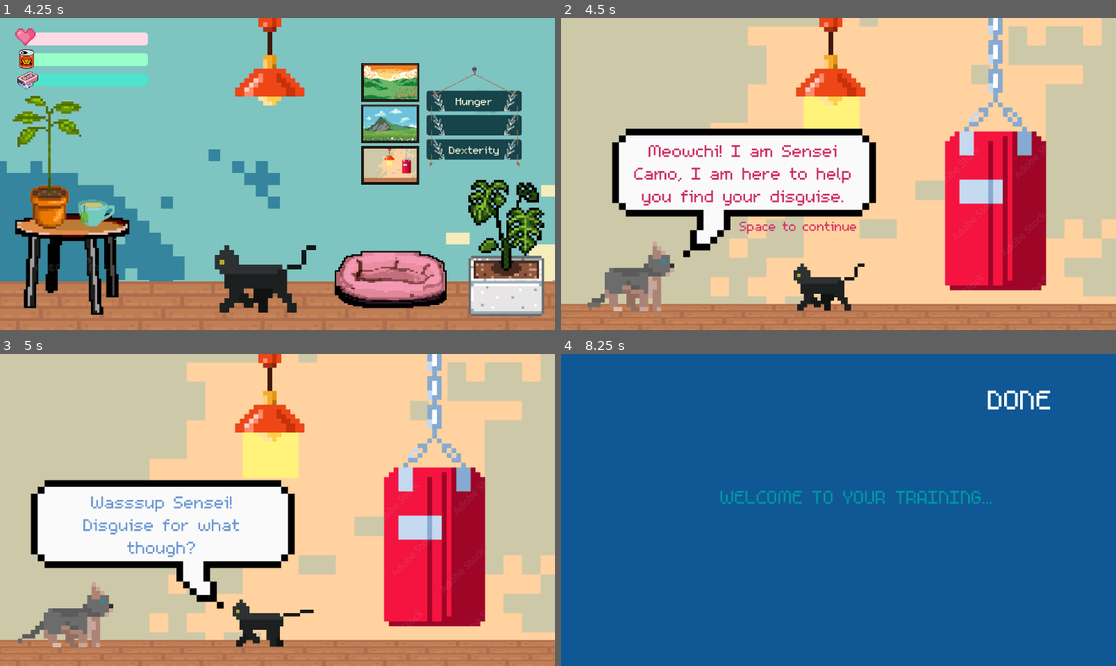
Above: before the commit, frames 1-4 (two rows, left to right).
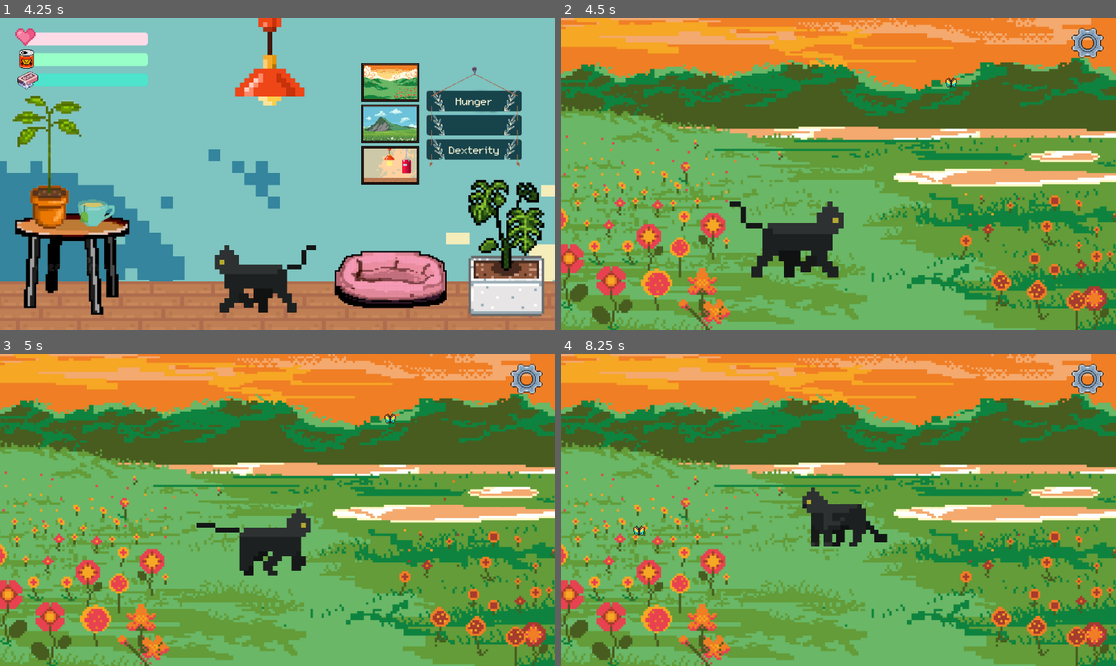
Above: after the commit, the same moments.

Repository: rkeggebruh/IMY300_MGA2
Game: Godot game, scene res://scenes/menu.tscn
Same seed, same stepped clock (60 frames per second), same inputs: the game is played once before the commit and once after it. Sound files missing from this copy of the repository are replaced by a short silence.
Inputs (mouse positions are in pixels of both pictures, inside the frame that each line leads up to):
- Up to frame 1 (4.25 s): click "Start" at 0.5 s; click "Start" at 1.25 s; tap Enter (ui_accept) at 2, 2.27, 3.02 s; move the mouse to (399, 158) at 2.02 s; hold Right (ui_right) 2.03-3.53 s; click (399, 158) at 2.1 s; move the mouse to (166, 189) at 2.77 s; click (166, 189) at 2.85 s; move the mouse to (333, 105) at 3.52 s; hold Left (ui_left) from 3.53 s (still down); click (333, 105) at 3.6 s
- Up to frame 2 (4.5 s): move the mouse to (949, 83) at 4.27 s; release Left (ui_left) at 4.28 s; hold Right (ui_right) from 4.28 s (still down); click (949, 83) at 4.35 s
- Up to frame 3 (5 s): keep holding Right (ui_right); tap Enter (ui_accept) at 4.52 s
- Up to frame 4 (8.25 s): move the mouse to (1005, 556) at 5.02 s; click (1005, 556) at 5.1 s; tap Enter (ui_accept) at 5.27, 6.02, 7.52 s; move the mouse to (672, 463) at 5.77 s; release Right (ui_right) at 5.78 s; hold Left (ui_left) 5.78-6.53 s; click (672, 463) at 5.85 s; move the mouse to (866, 510) at 6.52 s; hold Right (ui_right) 6.53-7.28 s; click (866, 510) at 6.6 s; move the mouse to (755, 432) at 7.27 s; hold Left (ui_left) from 7.28 s (still down); click (755, 432) at 7.35 s; move the mouse to (638, 531) at 8.02 s; click (638, 531) at 8.1 s

Frame 1 is identical in both runs. In frame 2, 100% of the frame differs, in the area x 0-100%, y 0-100%; in frame 3, 100%; in frame 4, 100%.

Commit message:
linking the dexterity and chase minigames

Diff:
--- a/UI/ui.gd
+++ b/UI/ui.gd
@@ -4,6 +4,7 @@
 
 # Called when the node enters the scene tree for the first time.
 func _ready():
+	#Input.set_mouse_mode(Input.MOUSE_MODE_VISIBLE)
 	$pauseMenu.hide()
 
 
@@ -19,6 +20,7 @@
 
 func _on_cog_area_input_event(viewport, event, shape_idx):
 	if Input.is_action_just_released("leftClick") and !State.menuShow:
+		Input.set_mouse_mode(Input.MOUSE_MODE_VISIBLE)
 		State.menuShow = true
 		State.onPause = true
 		$pauseMenu.show()
--- a/characters/black_cat_chase.gd
+++ b/characters/black_cat_chase.gd
@@ -2,8 +2,8 @@
 
 var speed = 200  # Adjust the speed as needed
 var speed_increment = 0.06
-var min_scale = 1.0  # Minimum scale when at the top of the screen
-var max_scale = 2.0  # Maximum scale when at the bottom of the screen
+var min_scale = 0.4  # Minimum scale when at the top of the screen
+var max_scale = 3.0  # Maximum scale when at the bottom of the screen
 
 
 func _ready():
@@ -37,6 +37,7 @@
 	move_and_slide()
 
 func _on_cat_chase_area_mouse_entered():
+	Input.set_mouse_mode(Input.MOUSE_MODE_VISIBLE)
 	print("game over for real")
 	$Timer.stop()
 	speed = 0
--- a/scenes/chase_again.tscn
+++ b/scenes/chase_again.tscn
@@ -1,17 +1,18 @@
-[gd_scene load_steps=6 format=3 uid="uid://hsx6ueb7tbij"]
+[gd_scene load_steps=7 format=3 uid="uid://hsx6ueb7tbij"]
 
 [ext_resource type="Texture2D" uid="uid://clrr7maa7r4bx" path="res://assets/49685498_9285857.jpg" id="1_5fdoc"]
 [ext_resource type="Script" path="res://scenes/chase_again.gd" id="1_wq7ei"]
 [ext_resource type="Texture2D" uid="uid://buil7jc4yob4v" path="res://assets/cropedButterfly.png" id="2_yc1y5"]
 [ext_resource type="Script" path="res://scenes/mouse.gd" id="3_urd5l"]
 [ext_resource type="PackedScene" uid="uid://ct4phfmr7fpke" path="res://characters/black_cat_chase.tscn" id="4_60vai"]
+[ext_resource type="PackedScene" uid="uid://c47dh28peh6c1" path="res://UI/ui.tscn" id="6_21q87"]
 
 [node name="chaseAgain" type="Node2D"]
 script = ExtResource("1_wq7ei")
 
 [node name="bg" type="Sprite2D" parent="."]
-position = Vector2(598, 150)
-scale = Vector2(0.741, 0.741)
+position = Vector2(483, 193)
+scale = Vector2(0.4605, 0.4605)
 texture = ExtResource("1_5fdoc")
 
 [node name="mouse" type="Sprite2D" parent="."]
@@ -21,3 +22,6 @@
 script = ExtResource("3_urd5l")
 
 [node name="black cat chase" parent="." instance=ExtResource("4_60vai")]
+position = Vector2(467, 467)
+
+[node name="UI" parent="." instance=ExtResource("6_21q87")]
--- a/scenes/home.gd
+++ b/scenes/home.gd
@@ -68,4 +68,17 @@
 
 func _on_hunger_btn_input_event(viewport, event, shape_idx):
 	if Input.is_action_just_released("leftClick"):
+		get_tree().change_scene_to_file("res://scenes/chase_again.tscn")
+
+
+func _on_dexterity_btn_mouse_entered():
+	$"Picture3/LightOnWall-pixelicious(1)".modulate = Color(1, 0.847, 1)
+
+
+func _on_dexterity_btn_mouse_exited():
+	$"Picture3/LightOnWall-pixelicious(1)".modulate = Color(1, 1, 1)
+
+
+func _on_dexterity_btn_input_event(viewport, event, shape_idx):
+	if Input.is_action_just_released("leftClick"):
 		get_tree().change_scene_to_file("res://characters/choose_cat.tscn")
--- a/scenes/home.tscn
+++ b/scenes/home.tscn
@@ -32,6 +32,9 @@
 [sub_resource type="RectangleShape2D" id="RectangleShape2D_syyqi"]
 size = Vector2(750, 500)
 
+[sub_resource type="RectangleShape2D" id="RectangleShape2D_6etan"]
+size = Vector2(750, 500)
+
 [sub_resource type="StyleBoxFlat" id="StyleBoxFlat_1kfw2"]
 bg_color = Color(0.988235, 0.858824, 0.905882, 1)
 corner_radius_top_left = 6
@@ -246,6 +249,12 @@
 scale = Vector2(1, 0.835127)
 texture = ExtResource("3_pub0e")
 flip_v = true
+
+[node name="dexterityBtn" type="Area2D" parent="Picture3"]
+
+[node name="CollisionShape2D" type="CollisionShape2D" parent="Picture3/dexterityBtn"]
+position = Vector2(0, -0.000244141)
+shape = SubResource("RectangleShape2D_6etan")
 
 [node name="Pixel-art-1653940255" type="Sprite2D" parent="."]
 position = Vector2(434, -246)
@@ -407,6 +416,9 @@
 [connection signal="input_event" from="Picture/hungerBtn" to="." method="_on_hunger_btn_input_event"]
 [connection signal="mouse_entered" from="Picture/hungerBtn" to="." method="_on_hunger_btn_mouse_entered"]
 [connection signal="mouse_exited" from="Picture/hungerBtn" to="." method="_on_hunger_btn_mouse_exited"]
+[connection signal="input_event" from="Picture3/dexterityBtn" to="." method="_on_dexterity_btn_input_event"]
+[connection signal="mouse_entered" from="Picture3/dexterityBtn" to="." method="_on_dexterity_btn_mouse_entered"]
+[connection signal="mouse_exited" from="Picture3/dexterityBtn" to="." method="_on_dexterity_btn_mouse_exited"]
 [connection signal="timeout" from="deplete" to="." method="_on_deplete_timeout"]
 [connection signal="timeout" from="heart1Time" to="." method="_on_heart_1_time_timeout"]
 [connection signal="mouse_entered" from="Path2D/catPath/black cat/pettingCat" to="." method="_on_petting_cat_mouse_entered"]
Not shown: 1 places in scenes/home.tscn that only renumber resources
